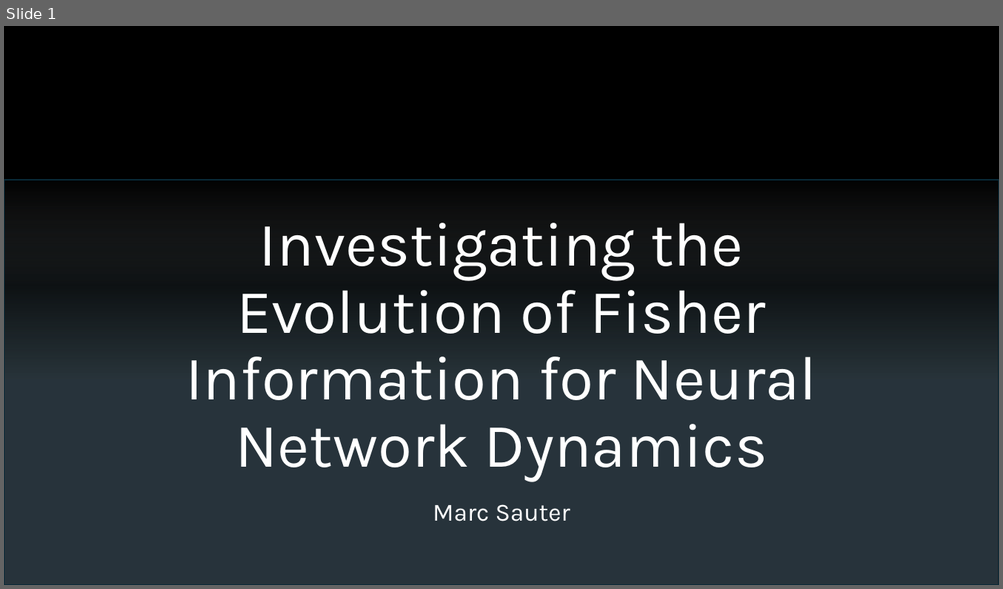
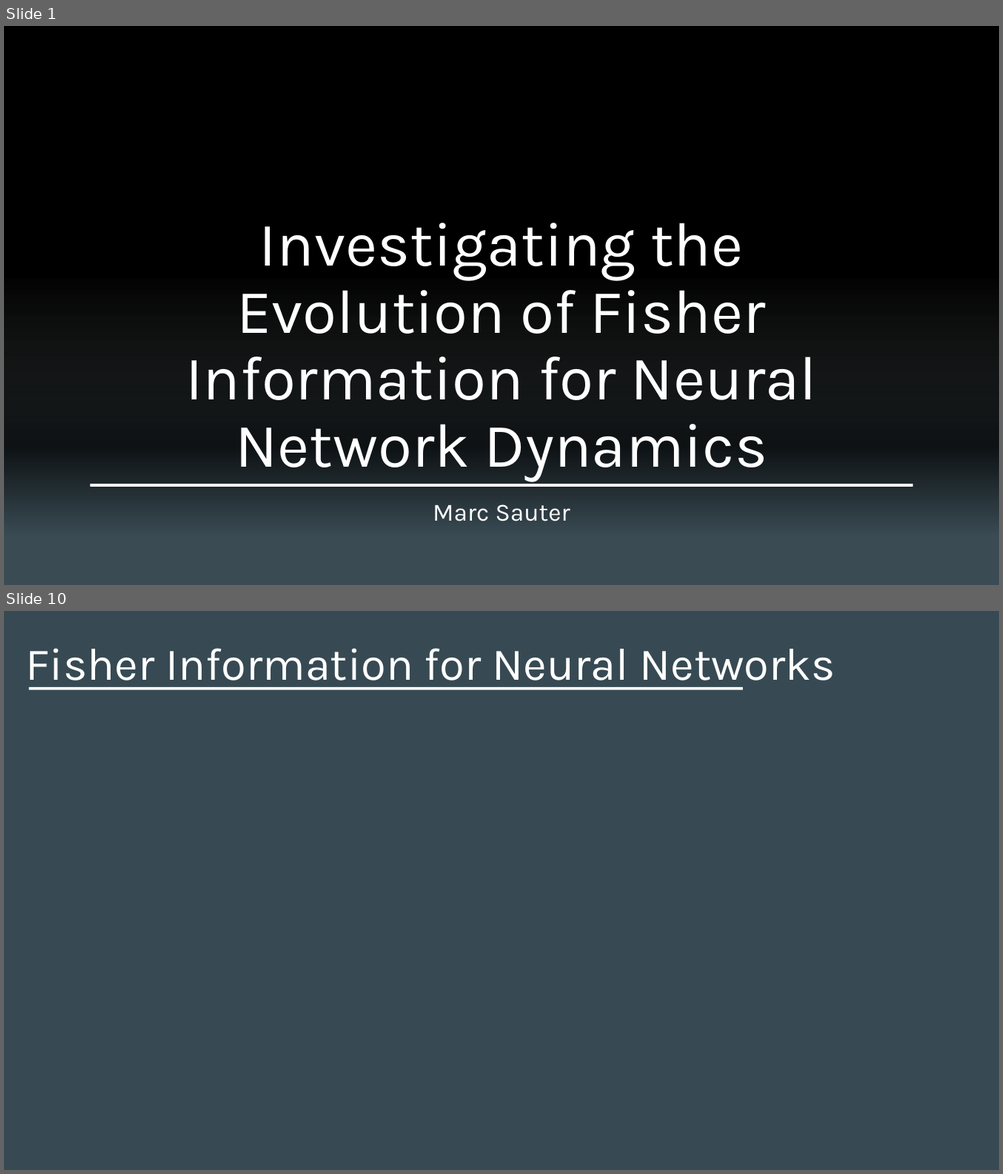
Before and after one commit to ma-sauter/Talks, a slide deck: dpg-fruehjahrstagung-2024/Presentation/Presentation_Marc_Sauter.pptx. Shown one above the other, each under a label of ours: slide 1 before the commit, slides 1 and 10 after it; the slides between them are not shown. The pictures are 1003x589 and 1003x1174 pixels, drawn with LibreOffice and Linux fonts; fonts in the diff are those of the drawing; background and template pictures are left out. Boxes give left, top, right and bottom in pixels: in the first picture for what was removed or moved away, otherwise in the second. Text is boxed around its words. In the diff, an @@ line names an element or a change of style, - is before the commit and + after.

```diff
--- a/dpg-fruehjahrstagung-2024/Presentation/Presentation_Marc_Sauter.pptx
+++ b/dpg-fruehjahrstagung-2024/Presentation/Presentation_Marc_Sauter.pptx
@@ slide 10 added at bbox=[4, 611, 999, 1170], background #374A53 @@
@@ title added at bbox=[26, 648, 834, 690], 44 pt, text #FFFFFF @@
+Fisher Information for Neural Networks
@@ rectangle added at bbox=[28, 687, 743, 690], fill #FFFFFF @@
@@ slide 1 changed as well @@
@@ rectangle added at bbox=[4, 26, 999, 585], fill #000000 @@
@@ rectangle: place and size @@
-rectangle at bbox=[4, 181, 999, 585]
+rectangle at bbox=[4, 277, 999, 585]
@@ rectangle at bbox=[4, 277, 999, 585]: outline #092A39 1.5 pt to none @@
@@ rectangle added at bbox=[91, 484, 913, 487], fill #FFFFFF @@
```
Also in this commit, not shown: 44 other slides added, 26 other files.
